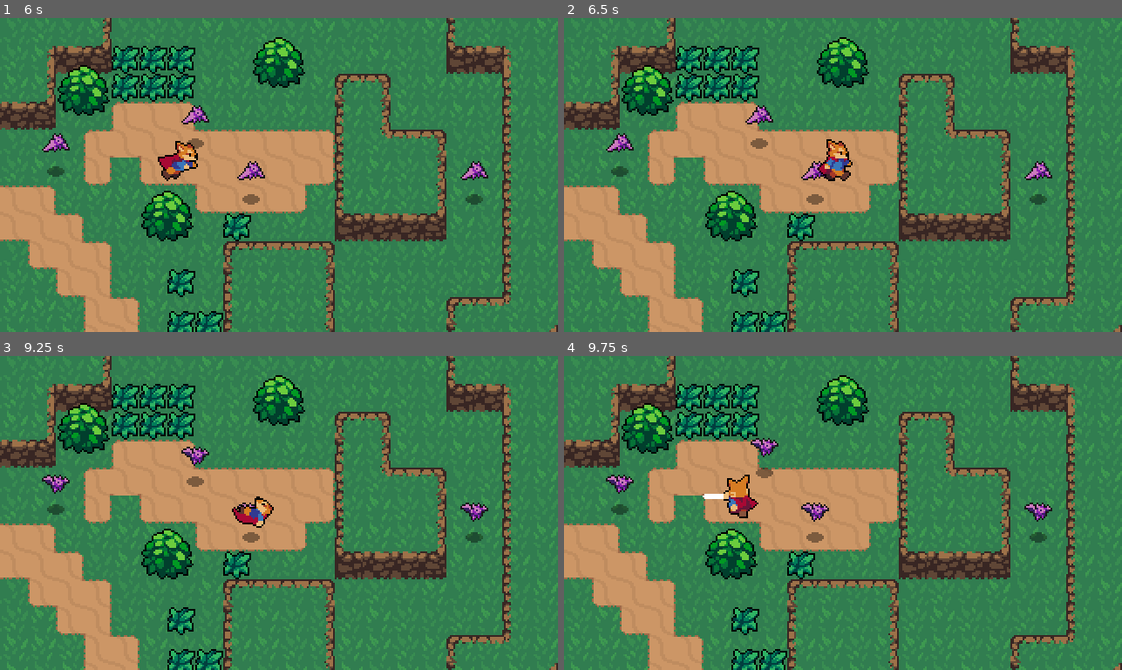
Above: before the commit, frames 1-4 (two rows, left to right).
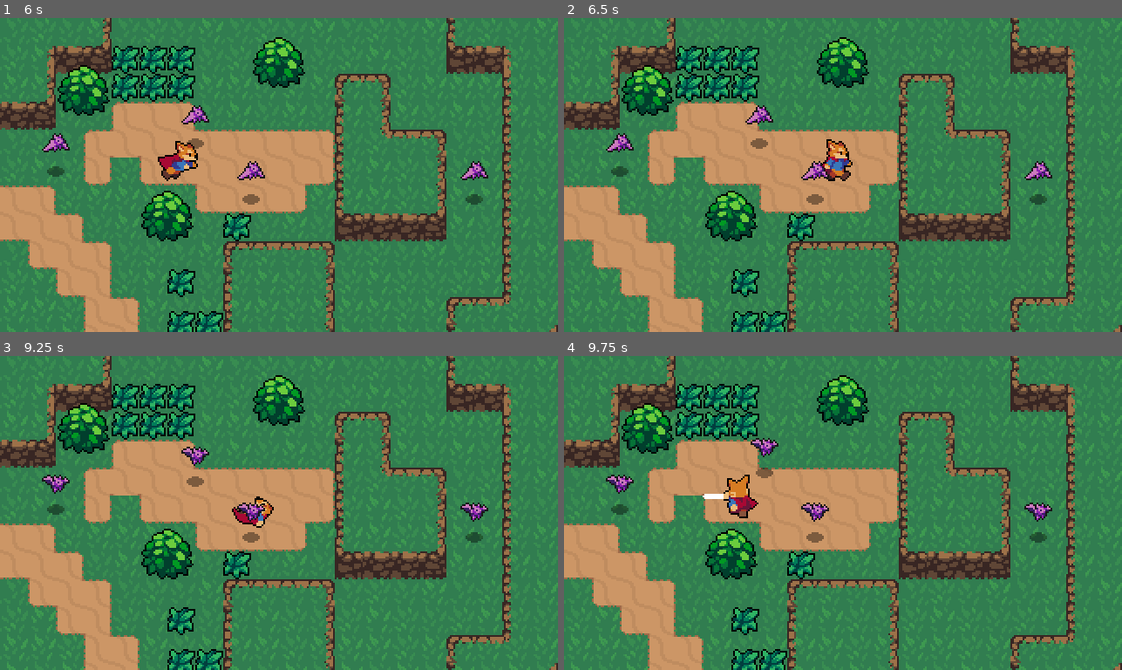
Above: after the commit, the same moments.

Repository: 219463/godot-demo
Game: Godot game, scene res://World.tscn
Two runs of this game, one before a commit and one after it. Both use one fixed random seed, a clock stepped at 60 frames per second and the inputs below.
Inputs (mouse positions are in pixels of both pictures, inside the frame that each line leads up to):
- Up to frame 1 (6 s): move the mouse to (401, 159) at 0.52 s; hold Right (ui_right) 0.53-1.28 s; click (401, 159) at 0.6 s; move the mouse to (167, 190) at 1.27 s; hold Down (ui_down) 1.28-2.03 s; right-click (167, 190) at 1.35 s; move the mouse to (334, 105) at 2.02 s; hold Right (ui_right) 2.03-2.78 s; click (334, 105) at 2.1 s; move the mouse to (251, 237) at 2.77 s; hold Up (ui_up) 2.78-3.53 s; right-click (251, 237) at 2.85 s; move the mouse to (446, 222) at 3.52 s; hold Left (ui_left) 3.53-5.03 s; click (446, 222) at 3.6 s; move the mouse to (111, 127) at 4.27 s; right-click (111, 127) at 4.35 s; move the mouse to (306, 175) at 5.02 s; hold Down (ui_down) 5.03-5.78 s; click (306, 175) at 5.1 s; move the mouse to (195, 96) at 5.77 s; hold Right (ui_right) from 5.78 s (still down); right-click (195, 96) at 5.85 s
- Up to frame 2 (6.5 s): keep holding Right (ui_right)
- Up to frame 3 (9.25 s): move the mouse to (401, 497) at 6.52 s; release Right (ui_right) at 6.53 s; hold Up (ui_up) 6.53-7.28 s; click (401, 497) at 6.6 s; move the mouse to (167, 528) at 7.27 s; hold Right (ui_right) 7.28-8.03 s; right-click (167, 528) at 7.35 s; move the mouse to (334, 443) at 8.02 s; hold Down (ui_down) 8.03-8.78 s; click (334, 443) at 8.1 s; move the mouse to (251, 575) at 8.77 s; hold Left (ui_left) from 8.78 s (still down); right-click (251, 575) at 8.85 s
- Up to frame 4 (9.75 s): move the mouse to (1010, 560) at 9.52 s; release Left (ui_left) at 9.53 s; hold Up (ui_up) from 9.53 s (still down); click (1010, 560) at 9.6 s

Frame 1 is identical in both runs. In frame 2, less than 0.1% of the frame differs, in the area x 45-48%, y 46-52%; in frame 3, 0.1%, in the area x 42-48%, y 47-53%; in frame 4, nothing differs.

Commit message:
p15完成

Diff:
--- /dev/null
+++ b/Effects/BatEffect.tscn
@@ -0,0 +1,88 @@
+[gd_scene load_steps=14 format=3 uid="uid://cmsi3hibrcwbv"]
+
+[ext_resource type="Texture2D" uid="uid://h7urbysgcxbx" path="res://Effects/EnemyDeathEffect.png" id="1_astix"]
+[ext_resource type="Script" path="res://Effects/Effect.gd" id="2_xg6at"]
+
+[sub_resource type="AtlasTexture" id="AtlasTexture_5ydsr"]
+atlas = ExtResource("1_astix")
+region = Rect2(0, 0, 32, 32)
+
+[sub_resource type="AtlasTexture" id="AtlasTexture_a7skc"]
+atlas = ExtResource("1_astix")
+region = Rect2(32, 0, 32, 32)
+
+[sub_resource type="AtlasTexture" id="AtlasTexture_yq5ce"]
+atlas = ExtResource("1_astix")
+region = Rect2(64, 0, 32, 32)
+
+[sub_resource type="AtlasTexture" id="AtlasTexture_lct0b"]
+atlas = ExtResource("1_astix")
+region = Rect2(96, 0, 32, 32)
+
+[sub_resource type="AtlasTexture" id="AtlasTexture_pus7d"]
+atlas = ExtResource("1_astix")
+region = Rect2(128, 0, 32, 32)
+
+[sub_resource type="AtlasTexture" id="AtlasTexture_r07k2"]
+atlas = ExtResource("1_astix")
+region = Rect2(160, 0, 32, 32)
+
+[sub_resource type="AtlasTexture" id="AtlasTexture_ula85"]
+atlas = ExtResource("1_astix")
+region = Rect2(192, 0, 32, 32)
+
+[sub_resource type="AtlasTexture" id="AtlasTexture_0nfeb"]
+atlas = ExtResource("1_astix")
+region = Rect2(224, 0, 32, 32)
+
+[sub_resource type="AtlasTexture" id="AtlasTexture_q1ra2"]
+atlas = ExtResource("1_astix")
+region = Rect2(256, 0, 32, 32)
+
+[sub_resource type="AtlasTexture" id="AtlasTexture_lncnb"]
+atlas = ExtResource("1_astix")
+region = Rect2(288, 0, 32, 32)
+
+[sub_resource type="SpriteFrames" id="SpriteFrames_booko"]
+animations = [{
+"frames": [{
+"duration": 1.0,
+"texture": SubResource("AtlasTexture_5ydsr")
+}, {
+"duration": 1.0,
+"texture": SubResource("AtlasTexture_a7skc")
+}, {
+"duration": 1.0,
+"texture": SubResource("AtlasTexture_yq5ce")
+}, {
+"duration": 1.0,
+"texture": SubResource("AtlasTexture_lct0b")
+}, {
+"duration": 1.0,
+"texture": SubResource("AtlasTexture_pus7d")
+}, {
+"duration": 1.0,
+"texture": SubResource("AtlasTexture_r07k2")
+}, {
+"duration": 1.0,
+"texture": SubResource("AtlasTexture_ula85")
+}, {
+"duration": 1.0,
+"texture": SubResource("AtlasTexture_0nfeb")
+}, {
+"duration": 1.0,
+"texture": SubResource("AtlasTexture_q1ra2")
+}, {
+"duration": 1.0,
+"texture": SubResource("AtlasTexture_lncnb")
+}],
+"loop": false,
+"name": &"Animation",
+"speed": 10.0
+}]
+
+[node name="BatEffect" type="AnimatedSprite2D"]
+sprite_frames = SubResource("SpriteFrames_booko")
+animation = &"Animation"
+offset = Vector2(0, -12)
+script = ExtResource("2_xg6at")
--- /dev/null
+++ b/Effects/Effect.gd
@@ -0,0 +1,9 @@
+extends AnimatedSprite2D
+
+func _ready():
+	#connect("animation_finished",Callable(self,"finished"))一样的写法
+	animation_finished.connect(Callable(self,"finished"))
+	play("Animation")
+
+func finished():
+	queue_free()
--- a/Effects/GrassEffect.gd
+++ /dev/null
@@ -1,10 +0,0 @@
-extends Node2D
-
-@onready var animatedSprite = $AnimatedSprite2D
-
-func _ready():
-	animatedSprite.play("Animation")
-
-
-func _on_animated_sprite_2d_animation_finished():
-	queue_free()
--- a/Effects/GrassEffect.tscn
+++ b/Effects/GrassEffect.tscn
@@ -1,60 +1,54 @@
-[gd_scene load_steps=9 format=3 uid="uid://dnwkgr07cw87h"]
+[gd_scene load_steps=9 format=3 uid="uid://bqs5spj4nhkvw"]
 
 [ext_resource type="Texture2D" uid="uid://bo2gv5guugn28" path="res://Effects/GrassEffect.png" id="1_b8bdf"]
-[ext_resource type="Script" path="res://Effects/GrassEffect.gd" id="1_sdbxf"]
+[ext_resource type="Script" path="res://Effects/Effect.gd" id="1_uugw3"]
 
-[sub_resource type="AtlasTexture" id="AtlasTexture_y7636"]
+[sub_resource type="AtlasTexture" id="AtlasTexture_pvkkt"]
 atlas = ExtResource("1_b8bdf")
 region = Rect2(0, 0, 32, 32)
 
-[sub_resource type="AtlasTexture" id="AtlasTexture_spyc6"]
+[sub_resource type="AtlasTexture" id="AtlasTexture_lqg7l"]
 atlas = ExtResource("1_b8bdf")
 region = Rect2(32, 0, 32, 32)
 
-[sub_resource type="AtlasTexture" id="AtlasTexture_s0yjw"]
+[sub_resource type="AtlasTexture" id="AtlasTexture_l2yt5"]
 atlas = ExtResource("1_b8bdf")
 region = Rect2(64, 0, 32, 32)
 
-[sub_resource type="AtlasTexture" id="AtlasTexture_fwqk5"]
+[sub_resource type="AtlasTexture" id="AtlasTexture_cg5ip"]
 atlas = ExtResource("1_b8bdf")
 region = Rect2(96, 0, 32, 32)
 
-[sub_resource type="AtlasTexture" id="AtlasTexture_t6cky"]
+[sub_resource type="AtlasTexture" id="AtlasTexture_tec5k"]
 atlas = ExtResource("1_b8bdf")
 region = Rect2(128, 0, 32, 32)
 
-[sub_resource type="SpriteFrames" id="SpriteFrames_0fd76"]
+[sub_resource type="SpriteFrames" id="SpriteFrames_g85p7"]
 animations = [{
 "frames": [{
 "duration": 1.0,
-"texture": SubResource("AtlasTexture_y7636")
+"texture": SubResource("AtlasTexture_pvkkt")
 }, {
 "duration": 1.0,
-"texture": SubResource("AtlasTexture_spyc6")
+"texture": SubResource("AtlasTexture_lqg7l")
 }, {
 "duration": 1.0,
-"texture": SubResource("AtlasTexture_s0yjw")
+"texture": SubResource("AtlasTexture_l2yt5")
 }, {
 "duration": 1.0,
-"texture": SubResource("AtlasTexture_fwqk5")
+"texture": SubResource("AtlasTexture_cg5ip")
 }, {
 "duration": 1.0,
-"texture": SubResource("AtlasTexture_t6cky")
+"texture": SubResource("AtlasTexture_tec5k")
 }],
 "loop": false,
 "name": &"Animation",
 "speed": 15.0
 }]
 
-[node name="GrassEffect" type="Node2D"]
-script = ExtResource("1_sdbxf")
-
-[node name="AnimatedSprite2D" type="AnimatedSprite2D" parent="."]
-sprite_frames = SubResource("SpriteFrames_0fd76")
+[node name="GrassEffect" type="AnimatedSprite2D"]
+sprite_frames = SubResource("SpriteFrames_g85p7")
 animation = &"Animation"
-frame = 4
-frame_progress = 1.0
 centered = false
 offset = Vector2(-8, -8)
-
-[connection signal="animation_finished" from="AnimatedSprite2D" to="." method="_on_animated_sprite_2d_animation_finished"]
+script = ExtResource("1_uugw3")
--- a/Enemies/bat.gd
+++ b/Enemies/bat.gd
@@ -2,7 +2,7 @@
 
 @onready var stats = $Stats
 
-
+var BatEffect = preload("res://Effects/BatEffect.tscn")
 
 func  _physics_process(delta):
 	velocity = velocity.move_toward(Vector2.ZERO,300*delta)
@@ -15,4 +15,7 @@
 
 
 func _on_stats_dead():
+	var batEffect = BatEffect.instantiate()
+	get_parent().add_child(batEffect)
+	batEffect.global_position = global_position
 	queue_free()
--- a/World.tscn
+++ b/World.tscn
@@ -946,6 +946,7 @@
 position = Vector2(64, 32)
 
 [node name="Bats" type="Node2D" parent="YSort"]
+y_sort_enabled = true
 
 [node name="Bat" parent="YSort/Bats" instance=ExtResource("4_cf8xd")]
 position = Vector2(32, 88)
--- a/World/Grass.gd
+++ b/World/Grass.gd
@@ -1,10 +1,9 @@
 extends Node2D
 
+var GrassEffect = preload("res://Effects/GrassEffect.tscn")
 
 func _on_hurtbox_area_entered(area):
-	var GrassEffect = load("res://Effects/GrassEffect.tscn")
 	var grassEffect = GrassEffect.instantiate()
-	var world = get_tree().current_scene
-	world.add_child(grassEffect)
+	get_parent().add_child(grassEffect)
 	grassEffect.global_position = global_position
 	queue_free()
